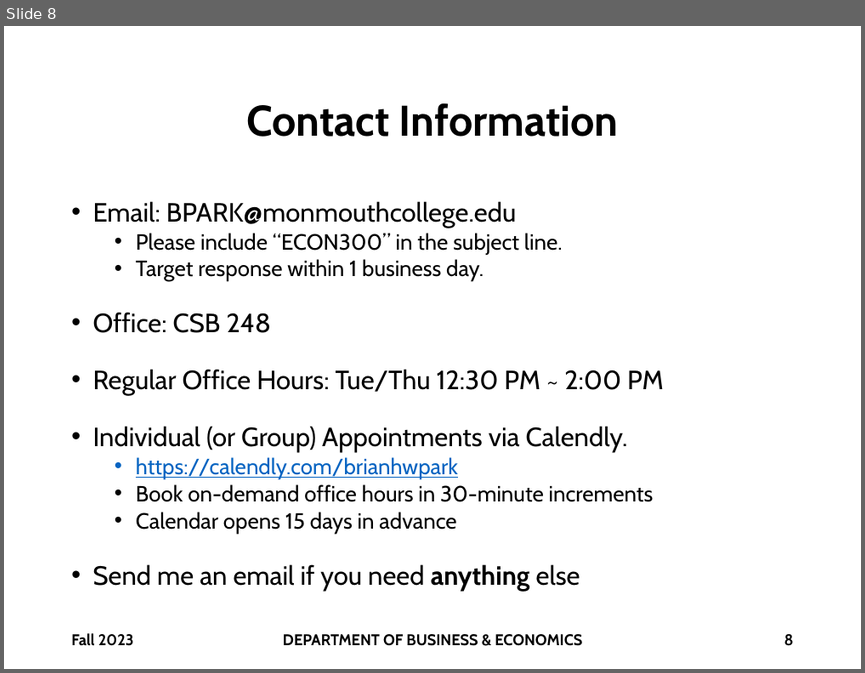
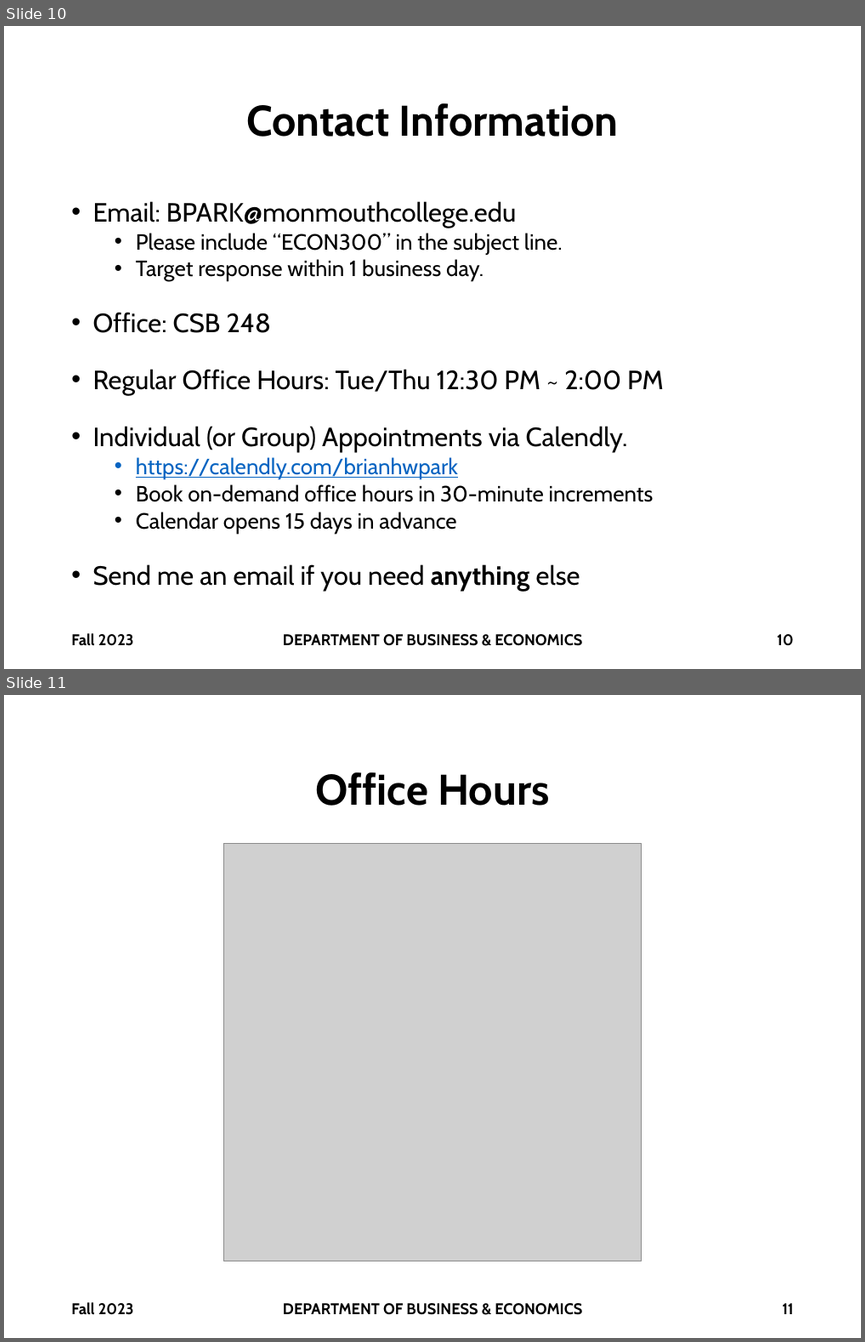
Before and after one commit to brianhwpark/brianhwpark.github.io, a slide deck: files/teaching-resources/monmouthcollege-econ-300/ECON300-LEC00.pptx. Shown one above the other, each under a label of ours: slide 8 before the commit, slides 10 and 11 after it. The pictures are 865x673 and 865x1342 pixels, drawn with LibreOffice and Linux fonts; fonts in the diff are those of the drawing; grey boxes stand for pictures; background and template pictures are left out. Boxes give left, top, right and bottom in pixels: in the first picture for what was removed or moved away, otherwise in the second. Text is boxed around its words. In the diff, an @@ line names an element or a change of style, - is before the commit and + after.

```diff
--- a/files/teaching-resources/monmouthcollege-econ-300/ECON300-LEC00.pptx
+++ b/files/teaching-resources/monmouthcollege-econ-300/ECON300-LEC00.pptx
@@ slide 11 added at [4,695,861,1338], background #FFFFFF @@
@@ title added at [315,772,549,805], 36 pt, text #000000, bold @@
+Office Hours
@@ picture added at [224,843,642,1260] @@
@@ text added at [71,1302,134,1315], 13 pt, text #000000, bold @@
+Fall 2023
@@ text added at [283,1303,582,1315], 13 pt, text #000000, bold @@
+DEPARTMENT OF BUSINESS & ECONOMICS
@@ page number added at [782,1303,793,1314], 13 pt, text #000000, bold @@
+11
@@ what was slide 8 is now slide 10 @@
@@ page number at [777,634,794,645]: text changed @@
-8
+10
```
Also in this commit, not shown: 4 slides changed, 1 other slide added, 5 other files.
